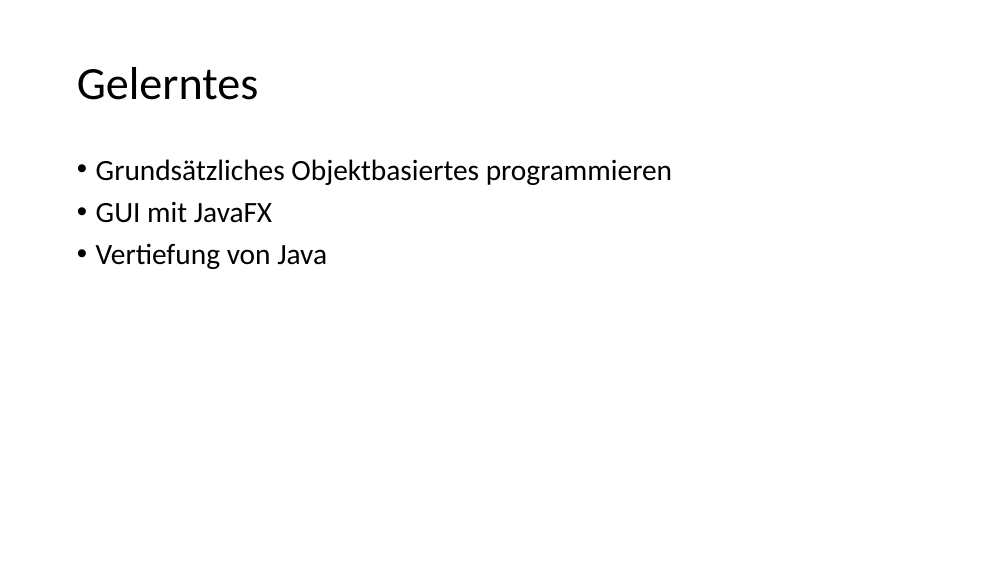
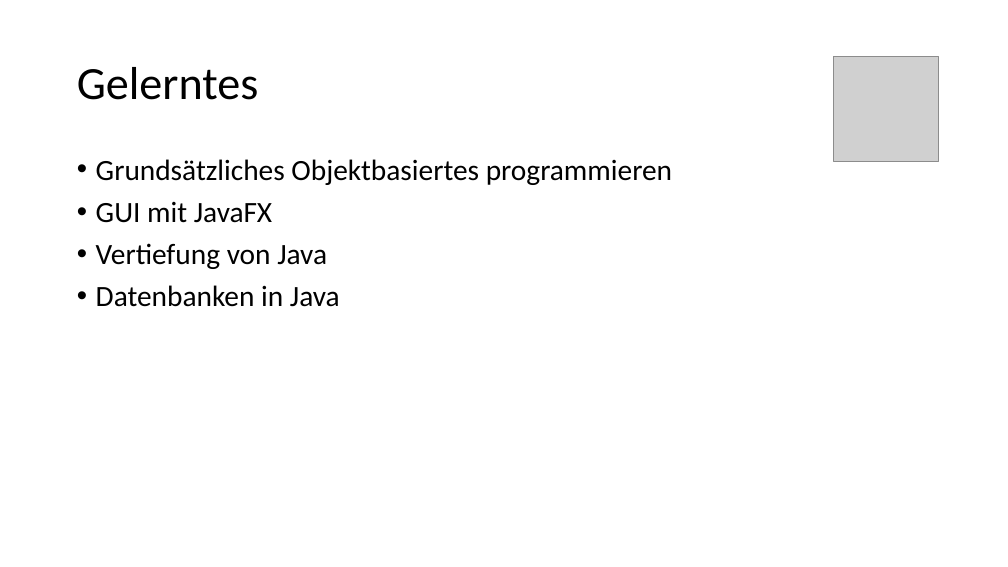
Before and after one commit to Lenoxy/cookie-clicker-2.0, a slide deck: slide 7 of doc/CookieClicker-Präsentation.pptx. Drawn at 1008x567 pixels with LibreOffice and Linux fonts; fonts in the diff are those of the drawing; grey boxes stand for pictures. Boxes give left, top, right and bottom in pixels: in the first picture for what was removed or moved away, otherwise in the second. Text is boxed around its words. In the diff, an @@ line names an element or a change of style, - is before the commit and + after.

```diff
--- a/doc/CookieClicker-Präsentation.pptx
+++ b/doc/CookieClicker-Präsentation.pptx
@@ picture added at bbox=[834, 56, 939, 161] @@
@@ text at bbox=[96, 285, 340, 307]: paragraph added @@
+• Datenbanken in Java
```
Also in this commit, not shown: 8 other slides changed, 4 other files.
